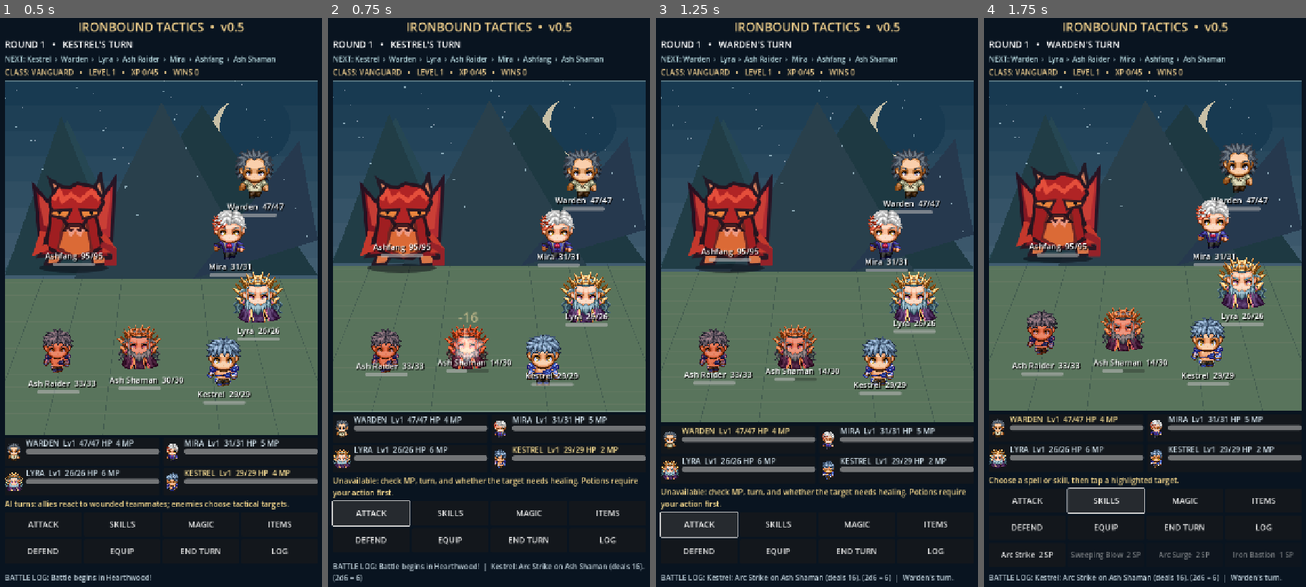
Above: before the commit, frames 1-4 (left to right).
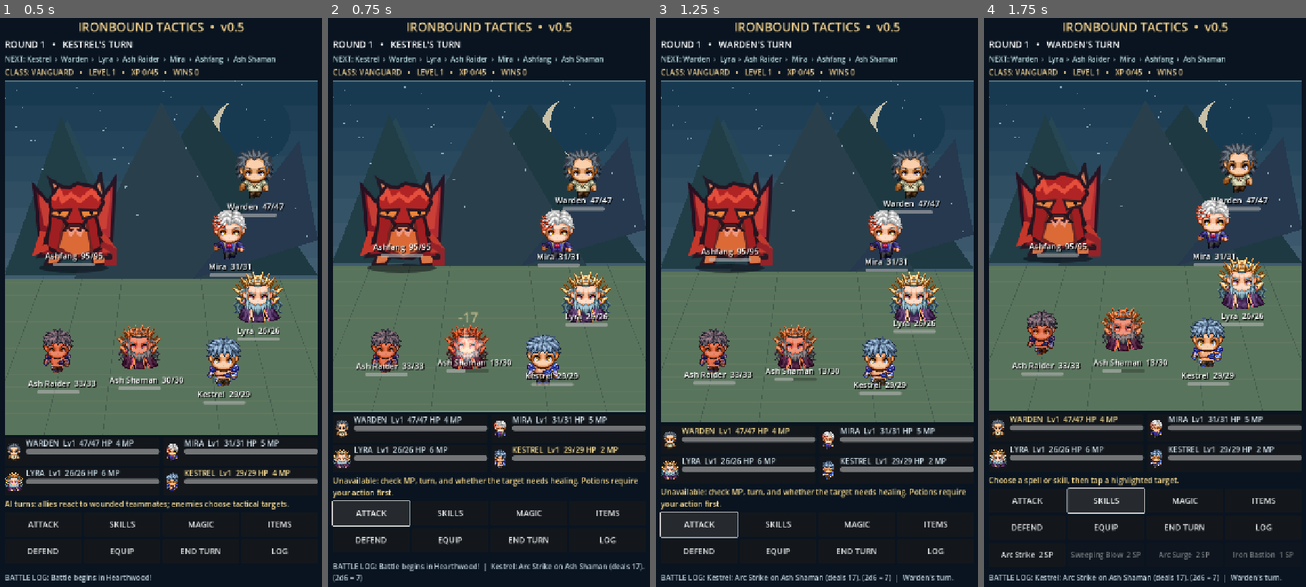
Above: after the commit, the same moments.

Repository: timnagytaxes-svg/android-test-apk
Game: Godot game, scene res://v03/battle_screen.tscn
The game is run twice, just before and just after one commit, with the same random seed, the same clock (stepped at 60 frames per second) and the same inputs. This scene is started directly instead of the project's main scene.
Inputs:
- Up to frame 1 (0.5 s): no input
- Up to frame 2 (0.75 s): click "ATTACK" at 0.5 s
- Up to frame 3 (1.25 s): no input
- Up to frame 4 (1.75 s): click "SKILLS" at 1.25 s

Frame 1 is identical in both runs. In frame 2, less than 0.1% of the frame differs, in the area x 8-97%, y 51-99%; in frame 3, less than 0.1%; in frame 4, less than 0.1%.

Commit message:
Correct zone encounter filtering order and typed enemy-name lists

Diff:
--- a/godot/v03/systems/battle.gd
+++ b/godot/v03/systems/battle.gd
@@ -32,14 +32,6 @@
         V3Unit.new("raider", "Ash Raider", "enemy", "raider", 33, 5, 1, 10, 3),
         V3Unit.new("shaman", "Ash Shaman", "enemy", "shaman", 30, 4, 1, 7, 4)
     ]
-    # Reuse the battle rules for individual overworld patrols and the final boss.
-    # The default encounter remains unchanged for all earlier regression tests.
-    if encounter_kind == "raider":
-        unit_by_id("ashfang").hp = 0
-        unit_by_id("shaman").hp = 0
-    elif encounter_kind == "shaman":
-        unit_by_id("ashfang").hp = 0
-        unit_by_id("raider").hp = 0
     encounter_kind = encounter_id
     encounter_tier = 0
     boss_enraged = false
@@ -50,7 +42,11 @@
         encounter_tier = 2
         encounter_kind = encounter_id.trim_prefix("void_")
     if encounter_tier > 0:
-        var zone_names: Array[String] = (["Frostbound Herald", "Frost Stalker", "Mist Conjurer"] if encounter_tier == 1 else ["The Star-Eater", "Void Sentinel", "Umbral Magus"])
+        var zone_names: Array[String] = []
+        if encounter_tier == 1:
+            zone_names.assign(["Frostbound Herald", "Frost Stalker", "Mist Conjurer"])
+        else:
+            zone_names.assign(["The Star-Eater", "Void Sentinel", "Umbral Magus"])
         var enemies: Array[String] = ["ashfang","raider","shaman"]
         for e: int in range(enemies.size()):
             var enemy: V3Unit = unit_by_id(enemies[e])
@@ -60,6 +56,14 @@
             enemy.power += encounter_tier * 3
             enemy.defense += encounter_tier
             enemy.speed += encounter_tier
+    # Reuse the battle rules for individual overworld patrols and the final boss.
+    # The default encounter remains unchanged for all earlier regression tests.
+    if encounter_kind == "raider":
+        unit_by_id("ashfang").hp = 0
+        unit_by_id("shaman").hp = 0
+    elif encounter_kind == "shaman":
+        unit_by_id("ashfang").hp = 0
+        unit_by_id("raider").hp = 0
     round = 1
     index = 0
     finished = false
